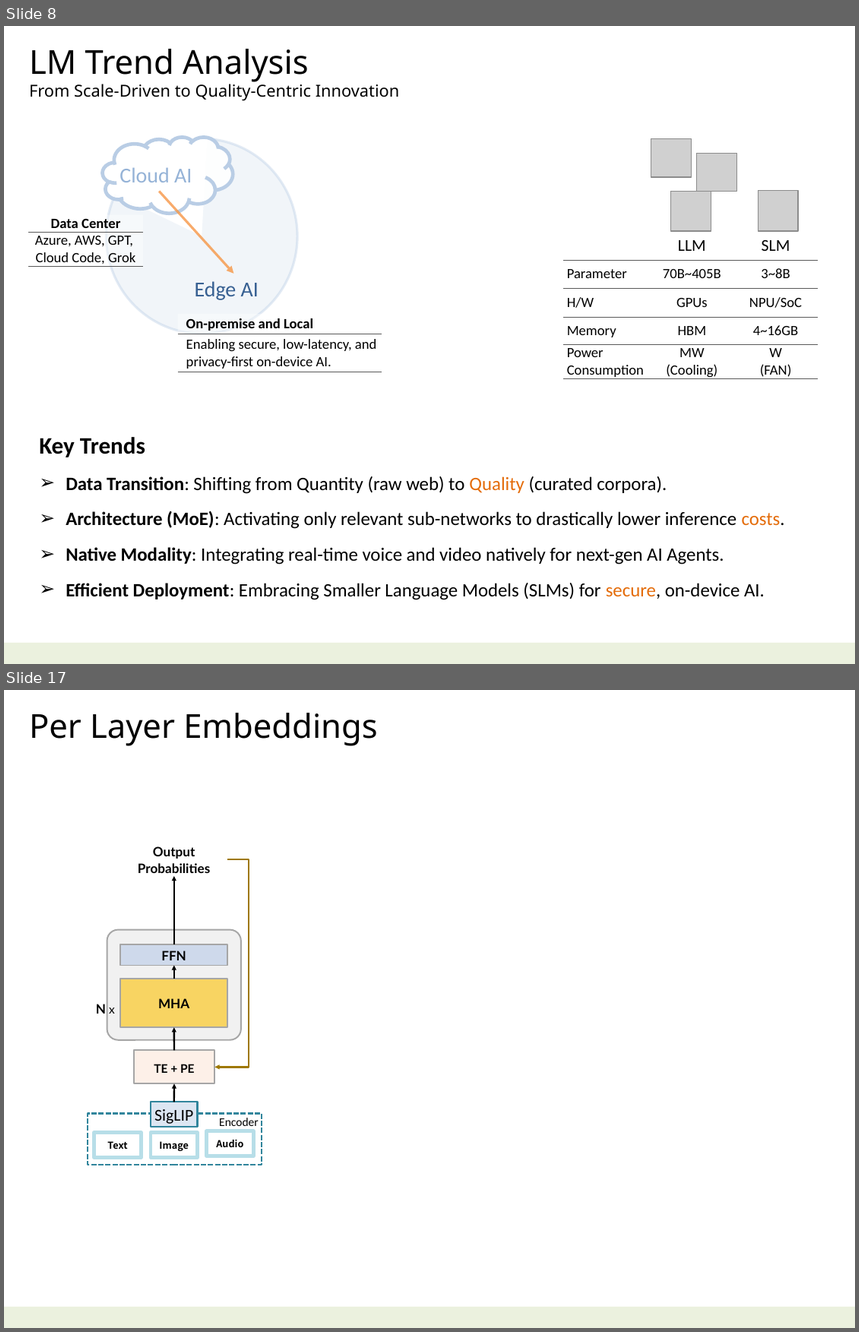
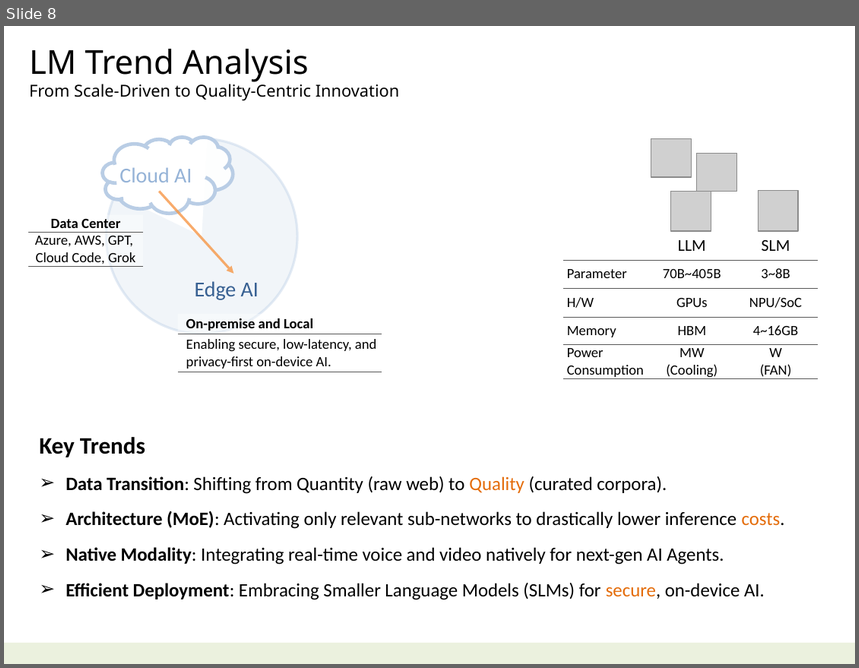
Before and after one commit to navibator/crazy-ai, a slide deck: ai-gemma.pptx. Shown one above the other, each under a label of ours: slides 8 and 17 before the commit, slide 8 after it; the slides between them are not shown. The pictures are 859x1332 and 859x668 pixels, drawn with LibreOffice and Linux fonts; fonts in the diff are those of the drawing; grey boxes stand for pictures. Boxes give left, top, right and bottom in pixels: in the first picture for what was removed or moved away, otherwise in the second. Text is boxed around its words. In the diff, an @@ line names an element or a change of style, - is before the commit and + after.

```diff
--- a/ai-gemma.pptx
+++ b/ai-gemma.pptx
@@ slide 17 removed at (4,690,855,1328), background #FFFFFF; not listed: 1 template element that a slide beside it also shows @@
@@ text removed at (29,713,377,746) @@
-Per Layer Embeddings
@@ text removed at (138,847,210,873) @@
-Output
-Probabilities
@@ elbow arrow removed from (228, 859) to (215, 1067) @@
@@ arrow removed from (174, 945) to (174, 876) @@
@@ rounded rectangle removed at (107,930,240,1040) @@
@@ rectangle removed at (120,945,228,966) @@
-FFN
@@ rectangle removed at (120,979,228,1027) @@
-MHA
@@ arrow removed from (174, 979) to (174, 966) @@
@@ text removed at (96,1004,115,1014) @@
-N x
@@ arrow removed from (174, 1051) to (174, 1028) @@
@@ rectangle removed at (133,1051,215,1084) @@
-TE + PE
@@ arrow removed from (174, 1102) to (174, 1084) @@
@@ rectangle removed at (88,1114,262,1165) @@
-Encoder
@@ rectangle removed at (151,1102,197,1127) @@
-SigLIP
@@ rectangle removed at (94,1132,141,1157) @@
-Text
@@ rectangle removed at (151,1132,197,1157) @@
-Image
@@ rectangle removed at (207,1132,253,1157) @@
-Audio
```
Also in this commit, not shown: 5 slides changed, 3 slides added, 3 other slides removed, 1 other file.
